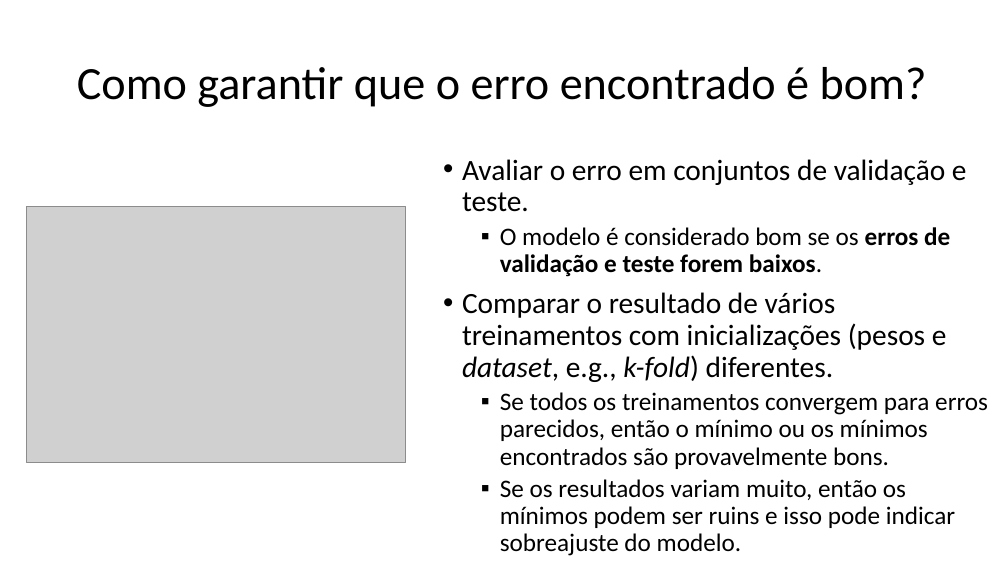
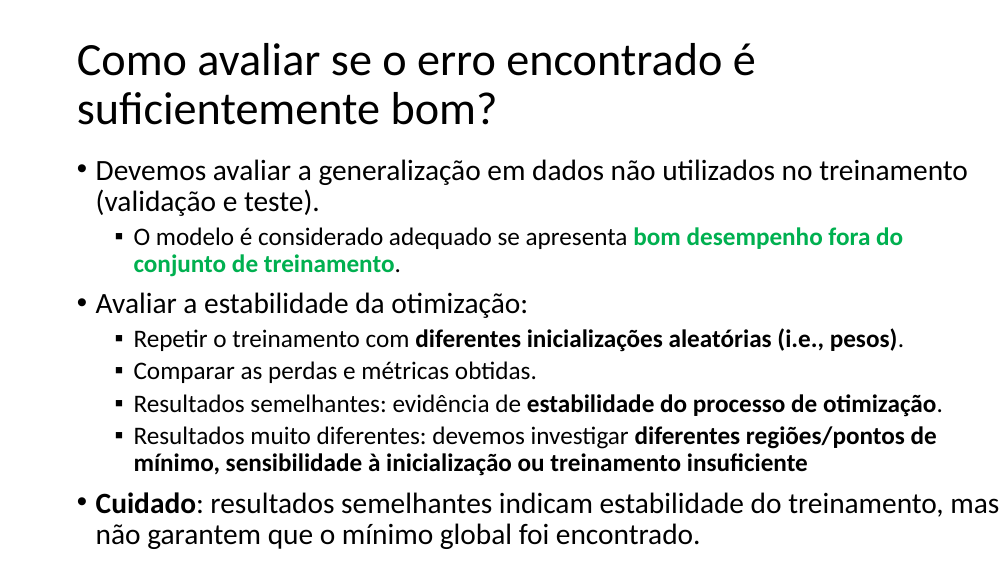
Before and after one commit to zz4fap/c24_inteligencia_artificial, a slide deck: slide 51 of slides/C24_MLP.pptx. Drawn at 1008x567 pixels with LibreOffice and Linux fonts; fonts in the diff are those of the drawing; grey boxes stand for pictures. Boxes give left, top, right and bottom in pixels: in the first picture for what was removed or moved away, otherwise in the second. Text is boxed around its words. In the diff, an @@ line names an element or a change of style, - is before the commit and + after.

Commit message:
update of slides

```diff
--- a/slides/C24_MLP.pptx
+++ b/slides/C24_MLP.pptx
@@ title at [77, 43, 756, 125]: text changed @@
-Como garantir que o erro encontrado é bom?
+Como avaliar se o erro encontrado é suficientemente bom?
@@ text at [96, 159, 999, 549]: text changed @@
-• Avaliar o erro em conjuntos de validação e teste.
-  ▪ O modelo é considerado bom se os erros de validação e teste forem baixos.
-• Comparar o resultado de vários treinamentos com inicializações (pesos e dataset, e.g., k-fold) diferentes.
-  ▪ Se todos os treinamentos convergem para erros parecidos, então o mínimo ou os mínimos encontrados são provavelmente bons.
-  ▪ Se os resultados variam muito, então os mínimos podem ser ruins e isso pode indicar sobreajuste do modelo.
+• Devemos avaliar a generalização em dados não utilizados no treinamento (validação e teste).
+  ▪ O modelo é considerado adequado se apresenta bom desempenho fora do conjunto de treinamento.
+• Avaliar a estabilidade da otimização:
+  ▪ Repetir o treinamento com diferentes inicializações aleatórias (i.e., pesos).
+  ▪ Comparar as perdas e métricas obtidas.
+  ▪ Resultados semelhantes: evidência de estabilidade do processo de otimização.
+  ▪ Resultados muito diferentes: devemos investigar diferentes regiões/pontos de mínimo, sensibilidade à inicialização ou treinamento insuficiente
+• Cuidado: resultados semelhantes indicam estabilidade do treinamento, mas não garantem que o mínimo global foi encontrado.
@@ picture removed at [26, 206, 405, 463] @@
```
Also in this commit, not shown: 6 other slides changed, 1 other file.
